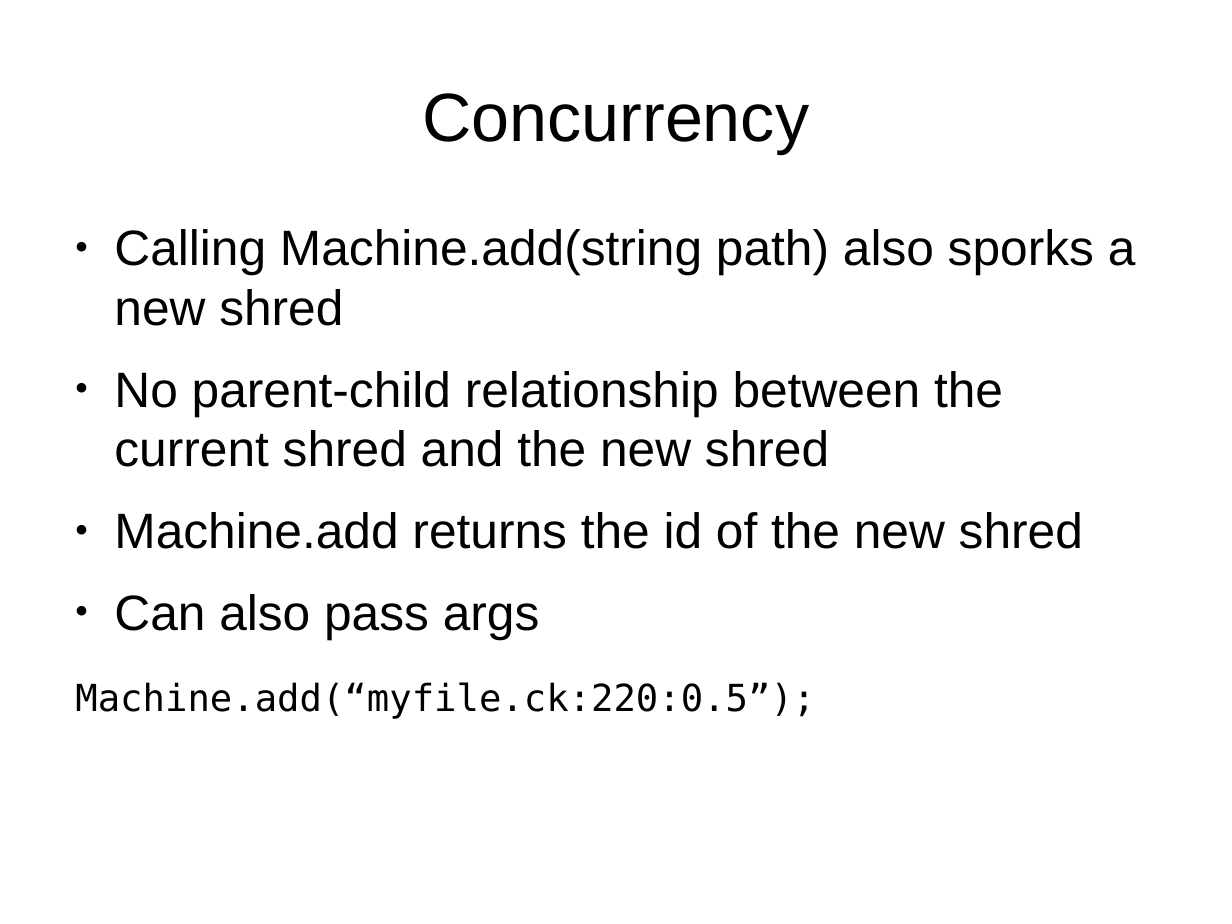
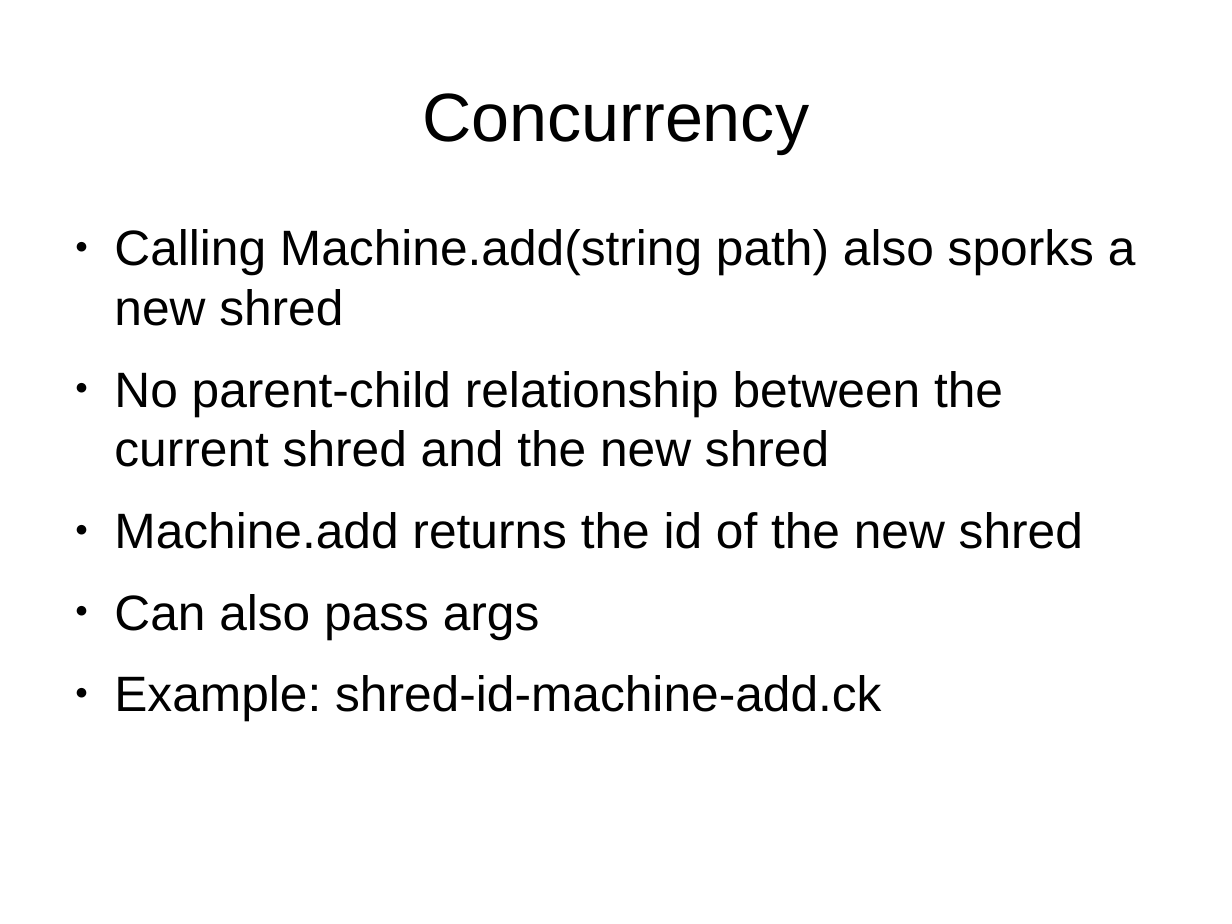
Before and after one commit to briansorahan/txlf-2013-chuck-talk, a slide deck: slide 34 of ChuckTalk.odp. Drawn at 1232x924 pixels with LibreOffice and Linux fonts; fonts in the diff are those of the drawing. Boxes give left, top, right and bottom in pixels: in the first picture for what was removed or moved away, otherwise in the second. Text is boxed around its words. In the diff, an @@ line names an element or a change of style, - is before the commit and + after.

Commit message:
added more examples

```diff
--- a/ChuckTalk.odp
+++ b/ChuckTalk.odp
@@ text at (114,675,881,721): text changed; size 24 to 32 pt; font DejaVu Sans Mono to Arial @@
-Machine.add(“myfile.ck:220:0.5”);
+● Example: shred-id-machine-add.ck
```
Also in this commit, not shown: 3 other slides changed, 1 slide removed, 6 other files.
